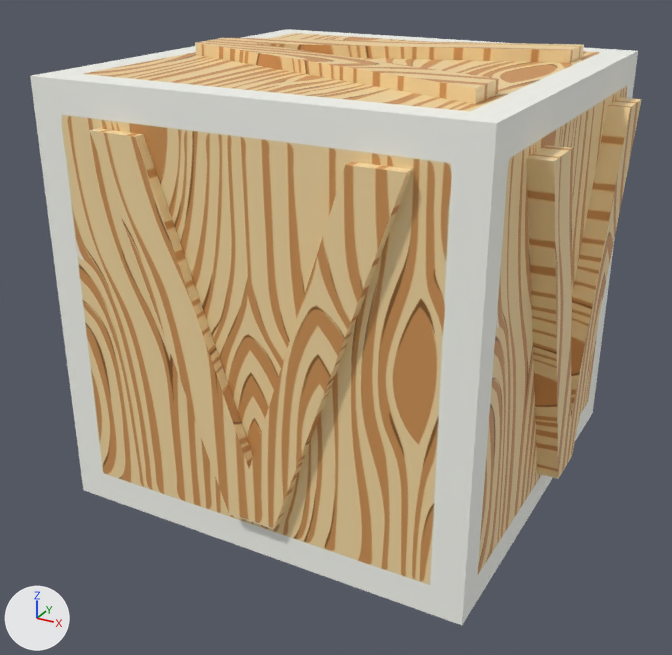
The FBX model Assets/Models/Block V.fbx: old version first, new version second.
Camera for both pictures: a 50 mm lens placed at (0.987, -1.909, 1.797), pointed at (-0.017, -0.083, 0.884). The axes (+X, +Y, +Z) are drawn at lower left. The lights are the same throughout. Where no turn or scale is listed for an object, it has been applied to the vertices.

Objects in the first picture: 'Box', 'FRONT', 'RIGHT', 'TOP'.
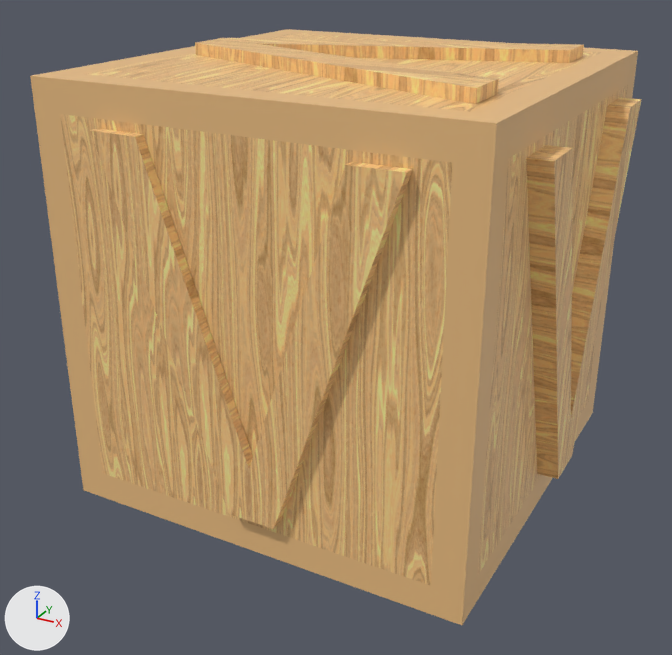
Changed parts and their boxes [x1, y1, x2, y2] in the pictures (672 x 655 px):
'FRONT', recoloured (beige to orange)
    both: [90, 128, 413, 529]
part 1 of me_box_mesh, recoloured (beige to orange)
    both: [60, 33, 628, 586]
part 2 of me_box_mesh, recoloured (grey to brown)
    both: [30, 29, 638, 625]

The change, as a diff of the scene's bpy script:
```diff
--- a/Assets/Models/Block V.fbx.py
+++ b/Assets/Models/Block V.fbx.py
@@ img_wood_png @@
+img_wood_png = load_image('wood.png', '_unpacked/wood.png', 512, 512, 'sRGB')
@@ mat_letter_bordermaterial @@
+mat_letter_bordermaterial = principled_material('letter-borderMaterial')
+mat_letter_bordermaterial.texture = img_wood_png  # with its transparency
+mat_letter_bordermaterial.roughness = 0.453
@@ mat_blockmaterial @@
+mat_blockmaterial = principled_material('blockMaterial')
+mat_blockmaterial.texture = img_wood_png  # with its transparency
+mat_blockmaterial.roughness = 0.453
@@ me_front_mesh @@
 me_front_mesh.from_pydata(...)  # 14 vertices, 24 faces; spans x 0.0..0.69, y -0.1..0.0, z 0.0..0.81
-me_front_mesh.materials.append(mat_edgewoodmaterial)  # picture img_wood_jpg
+me_front_mesh.materials.append(mat_letter_bordermaterial)  # picture img_wood_png
@@ me_box_mesh @@
 me_box_mesh.from_pydata(...)  # 32 vertices, 30 faces; spans x -0.5..0.5, y -0.5..0.5, z -0.5..0.5
 # used by ob_box; location = (0.0, 0.0, 1.003)
+# me_box_mesh part 1: all 6 faces that had it switch from mat_woodmaterial (picture img_wood_jpg) to mat_blockmaterial (picture img_wood_png)
+# me_box_mesh part 2: all 24 faces that had it switch from mat_edgewoodmaterial (picture img_wood_jpg) to mat_letter_bordermaterial (picture img_wood_png)
```
